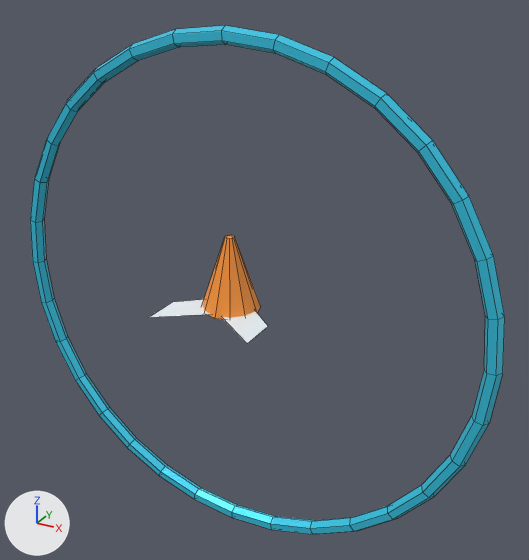
One commit to the Blender file art/academy-guides.blend: the scene before it, then after it.
Both versions are drawn from a 50 mm camera at (4.44, -7.19, 4.07) aimed at (0.38, 0.19, 0.38). The lights are fixed; the arrows at lower left show +X, +Y and +Z. The first picture is the older version. Mesh edges are drawn as thin lines.

Before the edit, the objects in view are built like this:
```python
me_cone = bpy.data.meshes.new('Cone')
me_cone.from_pydata(...)  # a 12-sided cut cone along z (radius 0.38 at the low end, 0.06 at the high end) spanning x -0.38..0.38, y -0.38..0.38, z 0.0..0.95
me_cone.materials.append(mat_safety_orange)  # orange #f99538
me_direction_chevron_mesh = bpy.data.meshes.new('Direction_chevron_mesh')
me_direction_chevron_mesh.from_pydata([(-0.7, -0.8, 0.03), (0.0, -0.3, 0.03), (0.7, -0.8, 0.03), (0.7, -0.3, 0.03), (0.0, 0.3, 0.03), (-0.7, -0.3, 0.03)], [], [(0, 1, 2, 3, 4, 5)])
me_direction_chevron_mesh.materials.append(mat_reflective_white)  # white #edf8ff
me_torus = bpy.data.meshes.new('Torus')
me_torus.from_pydata(...)  # a torus around y (ring radius 3.3, tube radius 0.1) spanning x -3.4..3.4, y -0.09..0.09, z -3.4..3.4
me_torus.materials.append(mat_academy_cyan)  # cyan #3fd3f3
ob_academy_chevron = bpy.data.objects.new('Academy_Chevron', me_direction_chevron_mesh)
ob_academy_chevron.location = (0.0, 0.0, 0.0)
ob_academy_cone = bpy.data.objects.new('Academy_Cone', me_cone)
ob_academy_cone.location = (0.0, 0.0, 0.0)
ob_academy_hoop = bpy.data.objects.new('Academy_Hoop', me_torus)
ob_academy_hoop.location = (0.0, 0.0, 0.0)
```
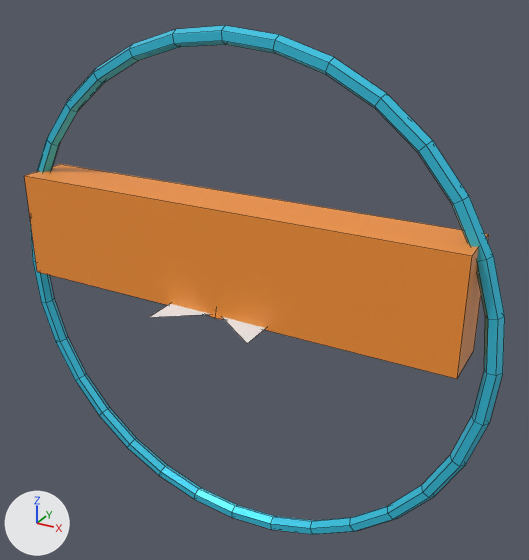
Where the change shows, as pixel boxes [x1, y1, x2, y2] in the pictures (529 x 560 px):
'Academy_Hurdle', added (orange)
    after: [24, 164, 489, 379]
'Academy_Cone', unchanged, covered by the edit
    before: [202, 235, 261, 319]
    after: [209, 311, 223, 319]

What changed in the scene script:
```text
Add me_cube_001:
    me_cube_001.from_pydata(...)  # a box spanning x -3.0..3.0, y -0.35..0.35, z 0.0..1.4
    me_cube_001.materials.append(mat_safety_orange)  # orange #f99538
Add ob_academy_hurdle:
    ob_academy_hurdle = bpy.data.objects.new('Academy_Hurdle', me_cube_001)
    ob_academy_hurdle.location = (0.0, 0.0, 0.0)
```
